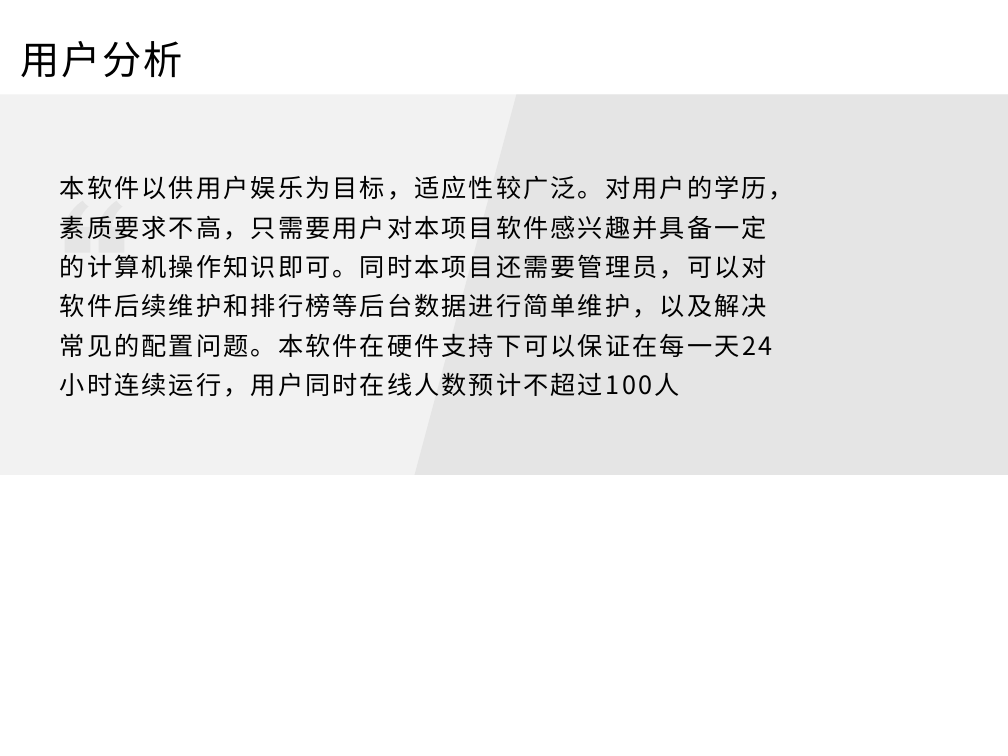
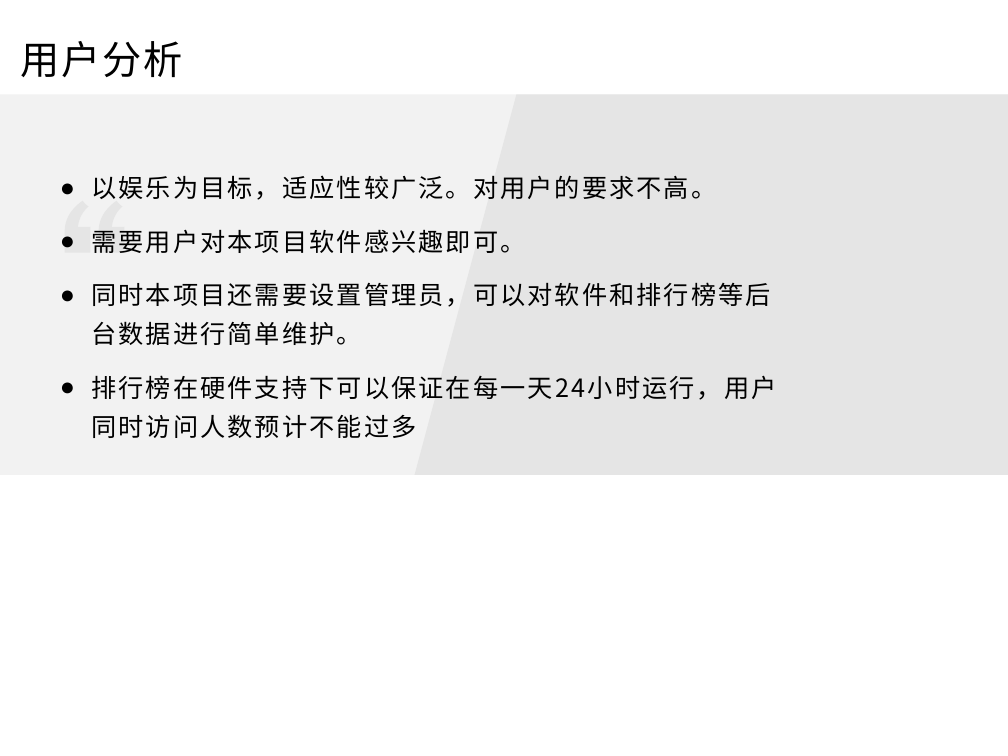
Before and after one commit to agukl/tankWar, a slide deck: slide 2 of 需求分析 .pptx. Drawn at 1008x756 pixels with LibreOffice and Linux fonts; fonts in the diff are those of the drawing. Boxes give left, top, right and bottom in pixels: in the first picture for what was removed or moved away, otherwise in the second. Text is boxed around its words. In the diff, an @@ line names an element or a change of style, - is before the commit and + after.

```diff
--- a/需求分析 .pptx
+++ b/需求分析 .pptx
@@ text at [91,175,777,438]: text changed @@
-本软件以供用户娱乐为目标，适应性较广泛。对用户的学历，素质要求不高，只需要用户对本项目软件感兴趣并具备一定的计算机操作知识即可。同时本项目还需要管理员，可以对软件后续维护和排行榜等后台数据进行简单维护，以及解决常见的配置问题。本软件在硬件支持下可以保证在每一天24小时连续运行，用户同时在线人数预计不超过100人
+● 以娱乐为目标，适应性较广泛。对用户的要求不高。
+● 需要用户对本项目软件感兴趣即可。
+● 同时本项目还需要设置管理员，可以对软件和排行榜等后台数据进行简单维护。
+● 排行榜在硬件支持下可以保证在每一天24小时运行，用户同时访问人数预计不能过多
```
Also in this commit, not shown: 7 other slides changed, 2 slides added, 1 other file.
